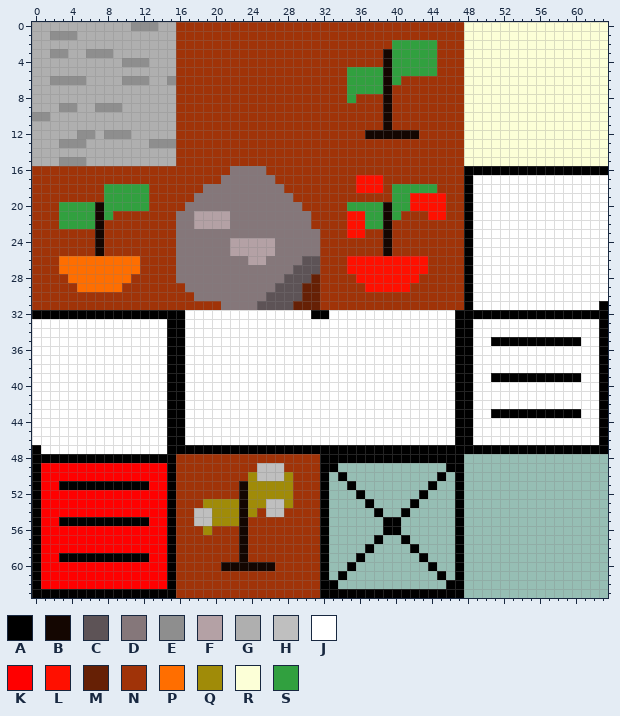
Two states of a pixel-art sprite, assets/image/tileset.png. This is how it looked before the edit.
The file is 64x64 pixels.
Palette (. is transparent): A #000000  B #140601  C #5d5356  D #85777a  E #8e8e8e  F #b4a1a5  G #afafaf  H #bfbfbf  J #ffffff  K #ff0000  L #ff1000  M #662005  N #a03308  P #ff6e00  Q #a08b08  R #fcffd7  S #31a03f
Pixels before (only the part around the change), first column x 39:
12 BBBBNNNNNRRRRRRRRRRRRRRRR
13 NNNNNNNNNRRRRRRRRRRRRRRRR
14 NNNNNNNNNRRRRRRRRRRRRRRRR
15 NNNNNNNNNRRRRRRRRRRRRRRRR
16 NNNNNNNNNAAAAAAAAAAAAAAAA
17 NNNNNNNNNAJJJJJJJJJJJJJJJ
18 NSSSSSNNNAJJJJJJJJJJJJJJJ
19 NSSLLLLNNAJJJJJJJJJJJJJJJ
20 BSSLLLLNNAJJJJJJJJJJJJJJJ
21 BSNNNLLNNAJJJJJJJJJJJJJJJ
22 BNNNNNNNNAJJJJJJJJJJJJJJJ
23 BNNNNNNNNAJJJJJJJJJJJJJJJ
24 BNNNNNNNNAJJJJJJJJJJJJJJJ
25 BNNNNNNNNAJJJJJJJJJJJJJJJ
26 LLLLLNNNNAJJJJJJJJJJJJJJJ
27 LLLLLNNNNAJJJJJJJJJJJJJJJ
28 LLLLNNNNNAJJJJJJJJJJJJJJJ
29 LLLNNNNNNAJJJJJJJJJJJJJJJ
30 NNNNNNNNNAJJJJJJJJJJJJJJJ
31 NNNNNNNNNAJJJJJJJJJJJJJJA
32 JJJJJJJJAAAAAAAAAAAAAAAAA
33 JJJJJJJJAAJJJJJJJJJJJJJJA
34 JJJJJJJJAAJJJJJJJJJJJJJJA
35 JJJJJJJJAAJJAAAAAAAAAAJJA
And afterwards:
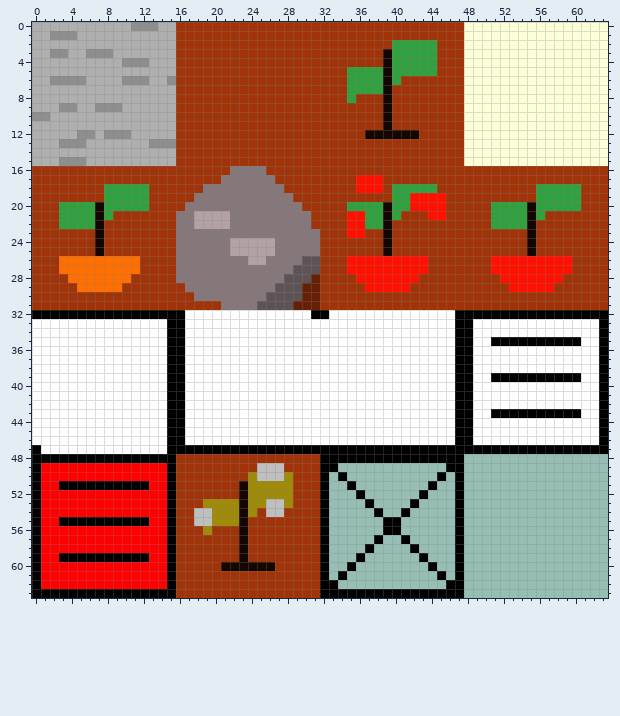
Change:
Changed rows in their new state; - is an unchanged pixel.
first column x 48:
16 NNNNNNNNNNNNNNNN
17 NNNNNNNNNNNNNNNN
18 NNNNNNNNSSSSSNNN
19 NNNNNNNNSSSSSNNN
20 NNNSSSSBSSSSSNNN
21 NNNSSSSBSNNNNNNN
22 NNNSSSSBNNNNNNNN
23 NNNNNNNBNNNNNNNN
24 NNNNNNNBNNNNNNNN
25 NNNNNNNBNNNNNNNN
26 NNNLLLLLLLLLNNNN
27 NNNLLLLLLLLLNNNN
28 NNNNLLLLLLLNNNNN
29 NNNNNLLLLLNNNNNN
30 NNNNNNNNNNNNNNNN
31 NNNNNNNNNNNNNNNN
Changed places in both pictures, as pixel boxes (x1, y1, x2, y2):
changed: (464, 166, 608, 310)
